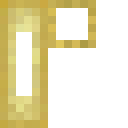
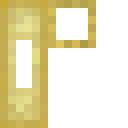
The second 128 x 128 image is a revision of the first. Changes to its layers:
painted on "steam_pipe.png" over bbox(16, 32, 32, 96)
